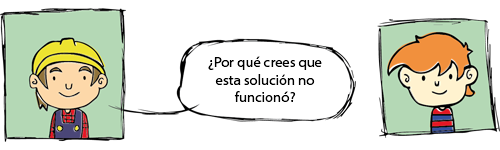
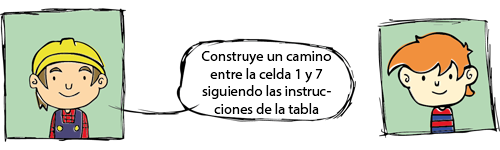
Two versions of the same layered image (500px x 150px). Layer-by-layer changes:
renamed "¿Por qué crees que esta solución no funcionó?" to "Construye un camino entre la celda 1 y 7 siguiendo las instrucc", painted on it over [201, 51, 332, 114]
